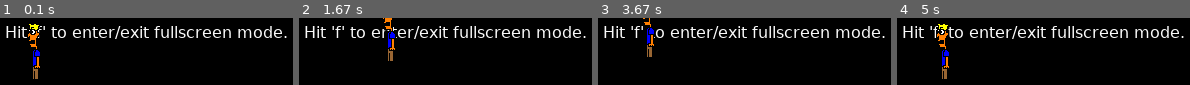
Above: before the commit, frames 1-4 (left to right).
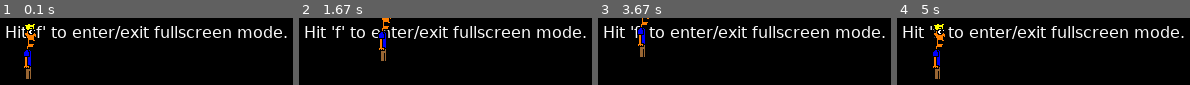
Above: after the commit, the same moments.

Repository: blaix/pygame-playground
Game: pygame game, started from bob.py
Two runs of this game, one before a commit and one after it. Both use one fixed random seed, a clock stepped at 60 frames per second and the inputs below.
Inputs:
- Up to frame 1 (0.1 s): no input
- Up to frame 2 (1.67 s): hold Right 0.33-0.8 s; hold Up 0.83-1.13 s; hold Right 1.17-1.63 s
- Up to frame 3 (3.67 s): hold Left 1.67-2.2 s; hold Down 2.23-2.53 s; hold Left 2.57-2.97 s; hold Up 3-3.37 s; hold Right from 3.4 s (still down)
- Up to frame 4 (5 s): release Right at 4.03 s; hold Down 4.07-4.43 s; hold Left 4.47-4.93 s; hold Right from 4.97 s (still down)

The runs differ from the first frame. In frame 1, 2.1% of the frame differs, in the area x 8-14%, y 8-92%; in frame 2, 1.7%; in frame 3, 1.6%; in frame 4, 2.1%.

Commit message:
Bob now turns instead of walking backwards.

Diff:
--- a/bob.py
+++ b/bob.py
@@ -1,6 +1,8 @@
-character_image_filename = 'images/bob.png'
 SPEED = 1
 SCREEN_SIZE = (800, 600)
+
+character_right = 'images/bob-right.png'
+character_left = 'images/bob-left.png'
 
 import pygame
 from pygame.locals import *
@@ -8,7 +10,7 @@
 
 pygame.init()
 screen = pygame.display.set_mode(SCREEN_SIZE, 0, 32)
-character = pygame.image.load(character_image_filename).convert_alpha()
+character = pygame.image.load(character_right).convert_alpha()
 font = pygame.font.SysFont("Verdana", 16)
 
 x, y = 0, 0
@@ -28,8 +30,10 @@
                     fullscreen = FULLSCREEN
                 screen = pygame.display.set_mode(SCREEN_SIZE, fullscreen, 32)
             if event.key == K_LEFT:
+                character = pygame.image.load(character_left).convert_alpha()
                 move_x = -SPEED
             elif event.key == K_RIGHT:
+                character = pygame.image.load(character_right).convert_alpha()
                 move_x = +SPEED
             elif event.key == K_UP:
                 move_y = -SPEED
Renamed: images/bob.png -> images/bob-left.png
Binary file added: images/bob-right.png
